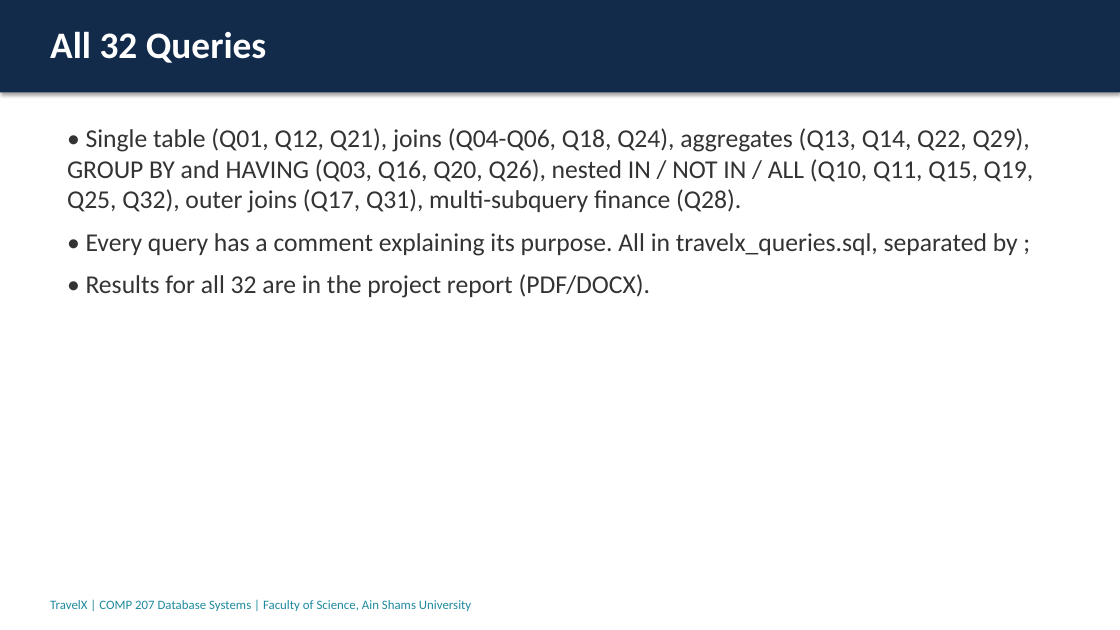
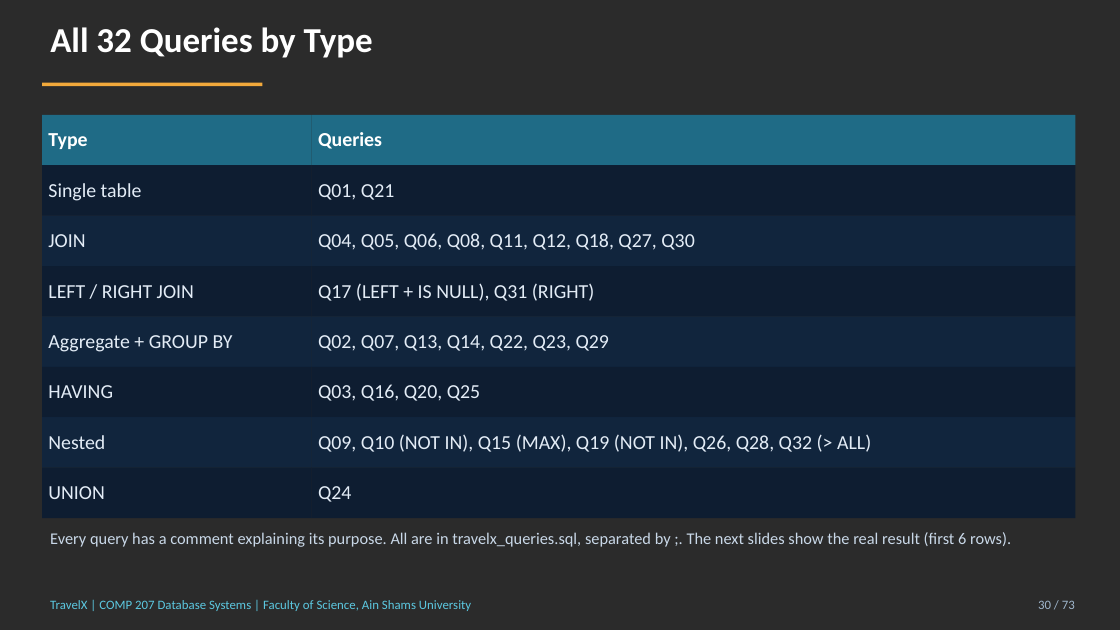
Before and after one commit to aw2818726-eng/travelx-comp207, a slide deck: slide 30 of presentation/TravelX_Presentation.pptx (slide 19 before the commit). Drawn at 1120x630 pixels with LibreOffice and Linux fonts; fonts in the diff are those of the drawing; background and template pictures are left out; a plain dark background stands for a picture behind light text. Boxes give left, top, right and bottom in pixels: in the first picture for what was removed or moved away, otherwise in the second. Text is boxed around its words. In the diff, an @@ line names an element or a change of style, - is before the commit and + after.

```diff
--- a/presentation/TravelX_Presentation.pptx
+++ b/presentation/TravelX_Presentation.pptx
@@ background #FFFFFF to picture (left out) @@
@@ rectangle removed at [0,0,1120,92] @@
@@ text at [50,27,373,58]: text changed; size 32 to 30 pt @@
-All 32 Queries
+All 32 Queries by Type
@@ rectangle added at [42,82,262,86], fill #F2A93B @@
@@ table added at [42,115,1075,518], 8 rows, 2 columns @@
+Type | Queries
+Single table | Q01, Q21
+JOIN | Q04, Q05, Q06, Q08, Q11, Q12, Q18, Q27, Q30
+LEFT / RIGHT JOIN | Q17 (LEFT + IS NULL), Q31 (RIGHT)
+Aggregate + GROUP BY | Q02, Q07, Q13, Q14, Q22, Q23, Q29
+HAVING | Q03, Q16, Q20, Q25
+Nested | Q09, Q10 (NOT IN), Q15 (MAX), Q19 (NOT IN), Q26, Q28, Q32 (> ALL)
+UNION | Q24
@@ text removed at [67,128,1034,298] @@
-• Single table (Q01, Q12, Q21), joins (Q04-Q06, Q18, Q24), aggregates (Q13, Q14, Q22, Q29), GROUP BY and HAVING (Q03, Q16, Q20, Q26), nested IN / NOT IN / ALL (Q10, Q11, Q15, Q19, Q25, Q32), outer joins (Q17, Q31), multi-subquery finance (Q28).
-• Every query has a comment explaining its purpose. All in travelx_queries.sql, separated by ;
-• Results for all 32 are in the project report (PDF/DOCX).
@@ text added at [50,532,1011,547], 14 pt, text #C9D8E8 @@
+Every query has a comment explaining its purpose. All are in travelx_queries.sql, separated by ;. The next slides show the real result (first 6 rows).
@@ text "TravelX | COMP 207 Database ..." at [50,600,471,611]: text colour #1F8A9E to #5CC8E0; more space between paragraphs @@
@@ text added at [1038,600,1075,609], 11 pt, text #9FB6CC @@
+30 / 73
```
Also in this commit, not shown: 17 other slides changed, 55 slides added, 3 slides removed, 1 other file.
